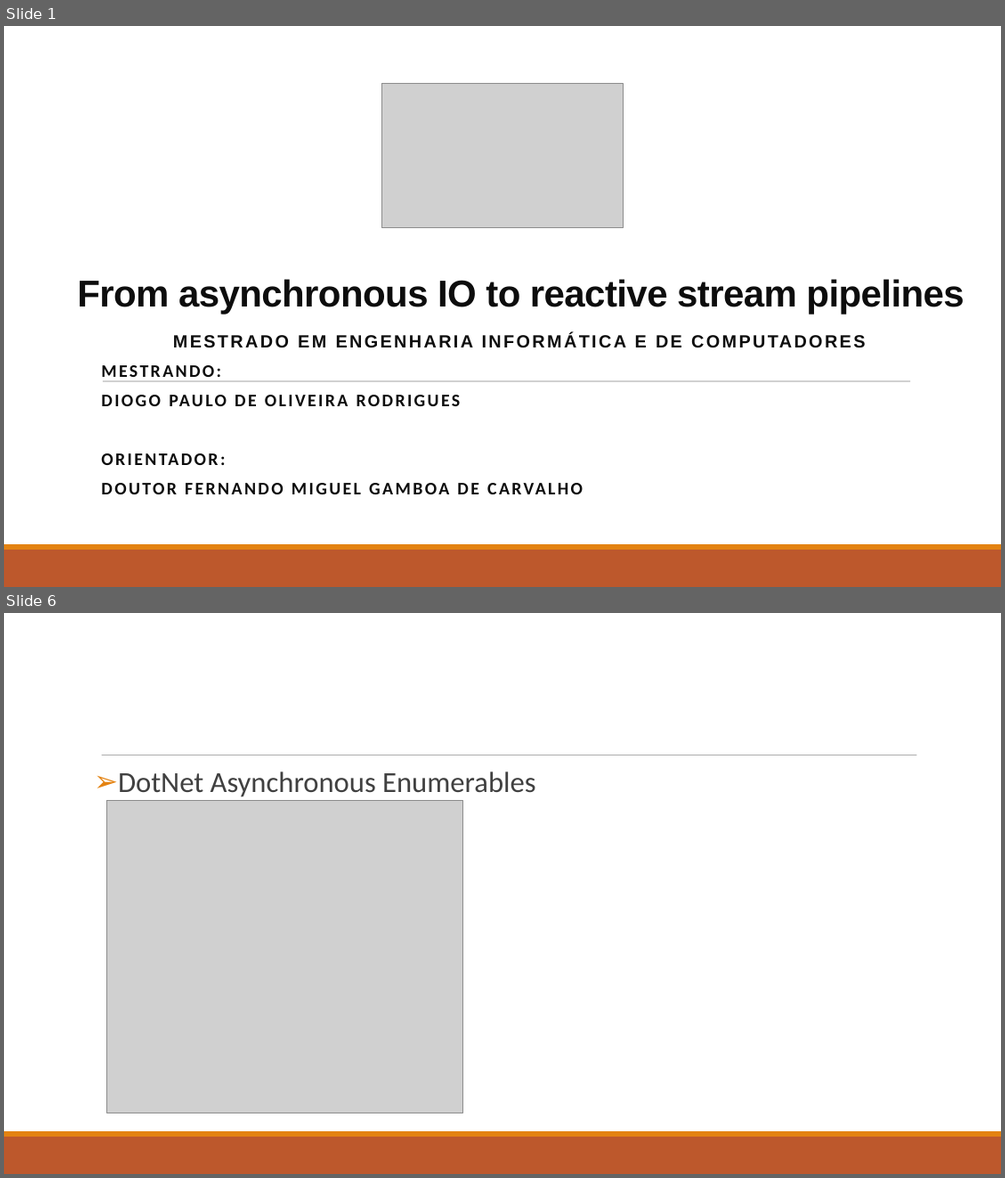
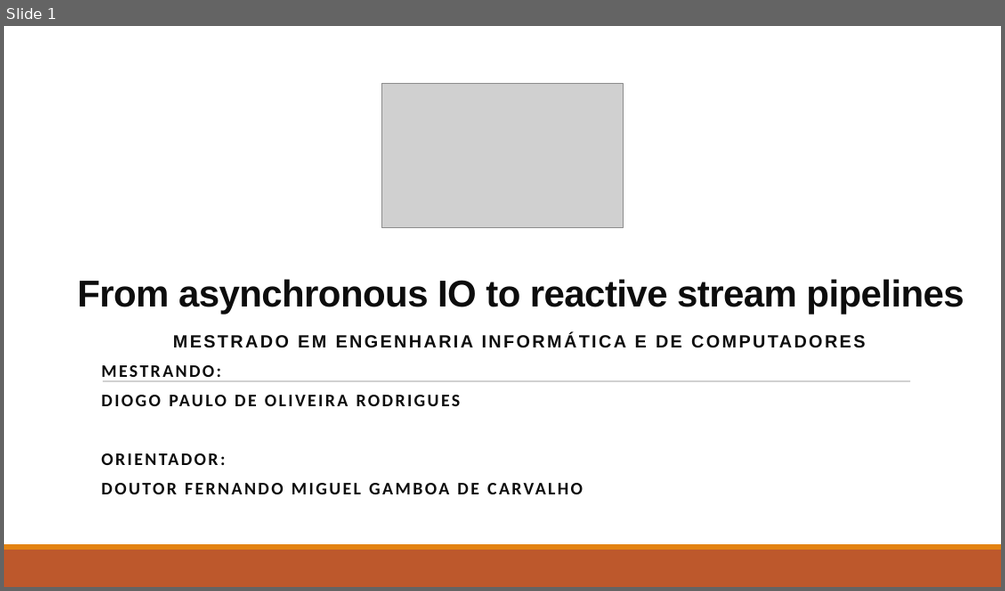
Before and after one commit to isel-sw-projects/2021-asyncio-pipelines, a slide deck: From asynchronous IO to reactive stream pipelines.ppt.odp. Shown one above the other, each under a label of ours: slides 1 and 6 before the commit, slide 1 after it; the slides between them are not shown. The pictures are 1005x1178 and 1005x591 pixels, drawn with LibreOffice and Linux fonts; fonts in the diff are those of the drawing; grey boxes stand for pictures. Boxes give left, top, right and bottom in pixels: in the first picture for what was removed or moved away, otherwise in the second. Text is boxed around its words. In the diff, an @@ line names an element or a change of style, - is before the commit and + after.

```diff
--- a/From asynchronous IO to reactive stream pipelines.ppt.odp
+++ b/From asynchronous IO to reactive stream pipelines.ppt.odp
@@ slide 6 removed at <box>4,613,1001,1174</box>, background #FFFFFF; not listed: 2 template elements that a slide beside it also shows @@
@@ line removed from (102, 755) to (917, 755) @@
@@ text removed at <box>118,771,535,797</box> @@
-➢ DotNet Asynchronous Enumerables
@@ picture removed at <box>106,801,462,1112</box> @@
```
Also in this commit, not shown: 4 slides changed, 2 slides added, 5 other slides removed.
